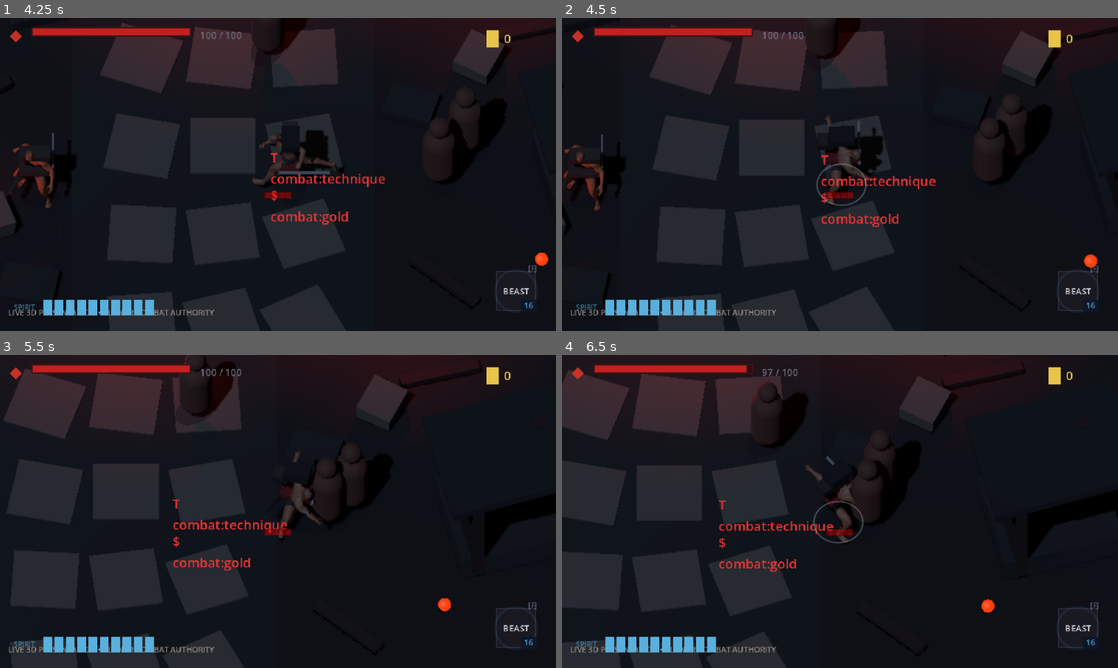
Above: before the commit, frames 1-4 (two rows, left to right).
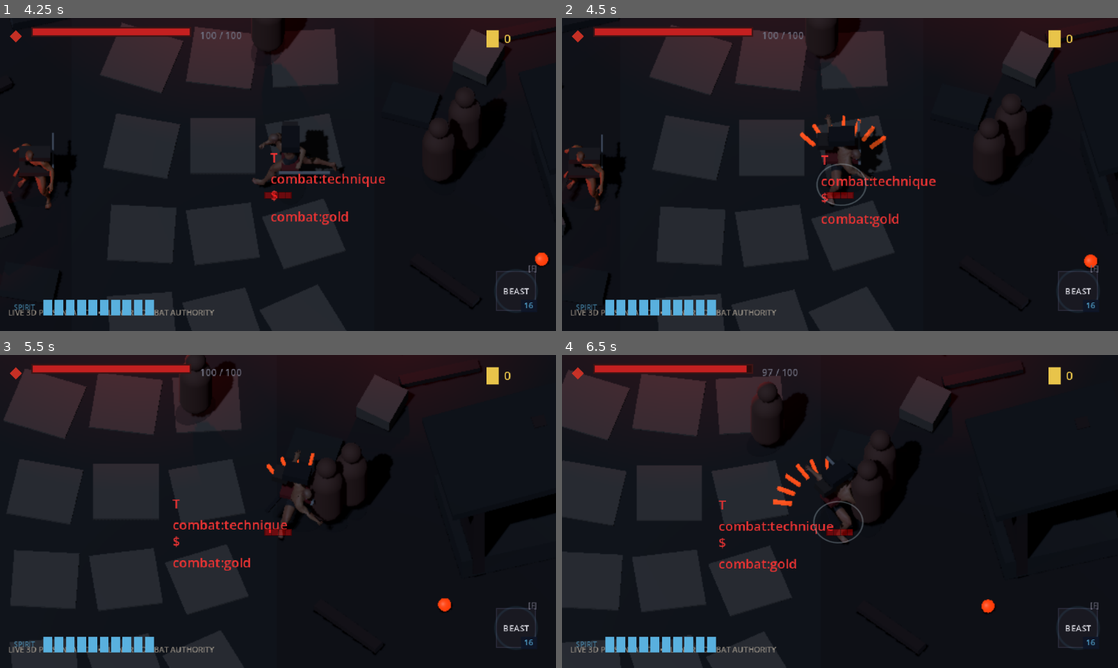
Above: after the commit, the same moments.

Repository: seancl8611/oathbound
Game: Godot game, scene res://TitleScreen/menu.tscn
The game is run twice, just before and just after one commit, with the same random seed, the same clock (stepped at 60 frames per second) and the same inputs. Sound files missing from this copy of the repository are replaced by a short silence.
Inputs (mouse positions are in pixels of both pictures, inside the frame that each line leads up to):
- Up to frame 1 (4.25 s): click "New Game" at 0.5 s; click "Slot 1 • 0h 00m First Attempt…" at 1.25 s; click "Cancel" at 2 s; click "Slot 2 Empty" at 2.75 s; tap Enter (ui_accept) at 3.5, 3.77 s; move the mouse to (400, 158) at 3.52 s; press the mouse at (400, 158) at 3.53 s; hold D (right) from 3.53 s (still down)
- Up to frame 2 (4.5 s): release D (right) at 4.25 s; release the mouse at (962, 158) at 4.25 s; drag from (728, 190) to (595, 196) at 4.27 s
- Up to frame 3 (5.5 s): move the mouse to (333, 442) at 5.02 s; hold D (right) from 5.03 s (still down); hold Space (dash) from 5.03 s (still down); click (333, 442) at 5.3 s
- Up to frame 4 (6.5 s): release D (right) at 5.75 s; release Space (dash) at 5.75 s; drag from (812, 574) to (745, 423) at 5.77 s

Frame 1 is identical in both runs. In frame 2, 0.3% of the frame differs, in the area x 42-59%, y 31-42%; in frame 3, 0.1%; in frame 4, 0.3%, in the area x 37-48%, y 32-49%.

Commit message:
Complete representative Hushiro 3D actor presentation contract

Diff:
--- a/game/oathbound/Regions/Hushiro/Presentation3D/HushiroPlanar3DPresentationBridge.gd
+++ b/game/oathbound/Regions/Hushiro/Presentation3D/HushiroPlanar3DPresentationBridge.gd
@@ -5,11 +5,12 @@
 ##
 ## Combat ownership remains entirely in the existing 2D actors. This wrapper owns only
 ## the visual replacement contract: persistent legacy-art suppression, actor grounding,
-## curated placeholder selection, and the Hushiro camera profile used to make real-time
-## 3D read closer to illustrated 2D.
+## curated placeholder selection, combat-synced presentation VFX, and the Hushiro camera
+## profile used to make real-time 3D read closer to illustrated 2D.
 
 const HUSHIRO_ACTOR_VISUAL_SCRIPT = preload("res://Regions/Hushiro/Presentation3D/HushiroCuratedActorVisual.gd")
 const HUSHIRO_HOUND_VISUAL_SCRIPT = preload("res://Regions/Hushiro/Presentation3D/HushiroHoundActorVisual.gd")
+const HUSHIRO_ATTACK_VFX_SCRIPT = preload("res://Regions/Hushiro/Presentation3D/HushiroAttackVFX.gd")
 
 @export var actor_ground_lift: float = 0.10
 
@@ -55,6 +56,19 @@
 	_world_root.add_child(visual)
 	if visual.has_method("configure"):
 		visual.call("configure", role, actor)
+
+	# Sword arcs are deliberately separate from actor animation/model ownership. They read
+	# authoritative action state only and can therefore be replaced independently by final
+	# particles/shaders without touching combat timing or the final character GLBs.
+	if role in ["player", "swordsman"]:
+		var vfx_value: Variant = HUSHIRO_ATTACK_VFX_SCRIPT.new()
+		if vfx_value is Node3D:
+			var vfx := vfx_value as Node3D
+			vfx.name = "HushiroAttackVFX"
+			visual.add_child(vfx)
+			if vfx.has_method("configure"):
+				vfx.call("configure", role, actor)
+
 	_actor_visuals[actor.get_instance_id()] = visual
 
 
@@ -143,11 +157,15 @@
 
 	var min_actor_y := actor_ground_lift
 	var actor_count := 0
+	var player_actor_count := 0
+	var swordsman_actor_count := 0
 	var curated_actor_count := 0
 	var animated_curated_actor_count := 0
 	var hound_actor_count := 0
 	var role_specific_actor_count := 0
 	var procedural_actor_count := 0
+	var contact_shadow_count := 0
+	var attack_vfx_count := 0
 	var first_curated_animation_state: Dictionary = {}
 	for visual_value: Variant in _actor_visuals.values():
 		if visual_value is Node3D and is_instance_valid(visual_value as Node3D):
@@ -157,6 +175,18 @@
 			else:
 				min_actor_y = minf(min_actor_y, visual.position.y)
 			actor_count += 1
+
+			var role := str(visual.get("actor_role"))
+			if role == "player":
+				player_actor_count += 1
+			elif role == "swordsman":
+				swordsman_actor_count += 1
+
+			contact_shadow_count += _count_named_descendants(visual, &"ContactShadow")
+			var vfx := visual.get_node_or_null("HushiroAttackVFX")
+			if vfx != null and vfx.has_method("is_contract_ready") and bool(vfx.call("is_contract_ready")):
+				attack_vfx_count += 1
+
 			if visual.has_method("get_visual_tier"):
 				match str(visual.call("get_visual_tier")):
 					"curated_cc0_humanoid":
@@ -180,20 +210,48 @@
 		if environment_value is Dictionary:
 			environment_state = environment_value as Dictionary
 
+	var viewport_size := Vector2i.ZERO
+	if _subviewport != null and is_instance_valid(_subviewport):
+		viewport_size = _subviewport.size
+	var canvas_layer_value := 0
+	if _canvas_layer != null and is_instance_valid(_canvas_layer):
+		canvas_layer_value = _canvas_layer.layer
+	var texture_mouse_passthrough := false
+	if _texture_rect != null and is_instance_valid(_texture_rect):
+		texture_mouse_passthrough = _texture_rect.mouse_filter == Control.MOUSE_FILTER_IGNORE
+
 	return {
 		"background_hidden": background == null or not background.visible,
 		"scenery_hidden": scenery == null or not scenery.visible,
 		"combat_fx_visible": combat_fx == null or combat_fx.visible,
 		"actor_visual_count": actor_count,
+		"player_actor_count": player_actor_count,
+		"swordsman_actor_count": swordsman_actor_count,
 		"curated_actor_count": curated_actor_count,
 		"animated_curated_actor_count": animated_curated_actor_count,
 		"curated_animation_state": first_curated_animation_state,
 		"hound_actor_count": hound_actor_count,
 		"role_specific_actor_count": role_specific_actor_count,
 		"procedural_actor_count": procedural_actor_count,
+		"contact_shadow_count": contact_shadow_count,
+		"attack_vfx_count": attack_vfx_count,
 		"min_actor_y": min_actor_y,
 		"illustrated_ground_compression": illustrated_ground_compression,
 		"illustrated_camera_elevation_degrees": rad_to_deg(asin(illustrated_ground_compression)),
 		"illustrated_presentation_zoom": illustrated_presentation_zoom,
+		"viewport_size": viewport_size,
+		"camera3d_orthogonal": _camera3d != null and is_instance_valid(_camera3d) and _camera3d.projection == Camera3D.PROJECTION_ORTHOGONAL,
+		"camera3d_current": _camera3d != null and is_instance_valid(_camera3d) and _camera3d.current,
+		"presentation_canvas_layer": canvas_layer_value,
+		"texture_mouse_passthrough": texture_mouse_passthrough,
 		"environment_state": environment_state,
 	}
+
+
+func _count_named_descendants(node: Node, target_name: StringName) -> int:
+	var count := 0
+	for child: Node in node.get_children():
+		if child.name == target_name:
+			count += 1
+		count += _count_named_descendants(child, target_name)
+	return count
